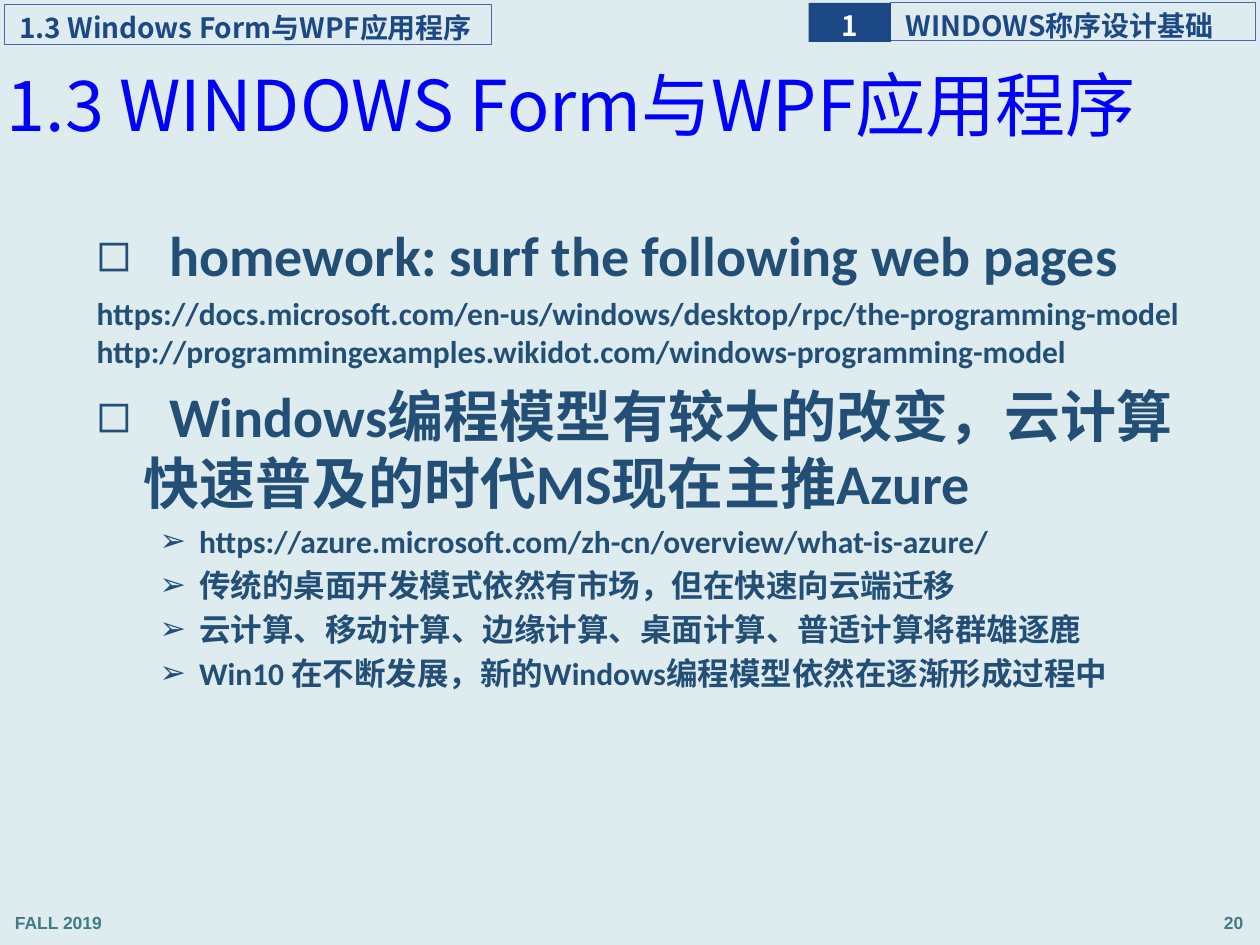
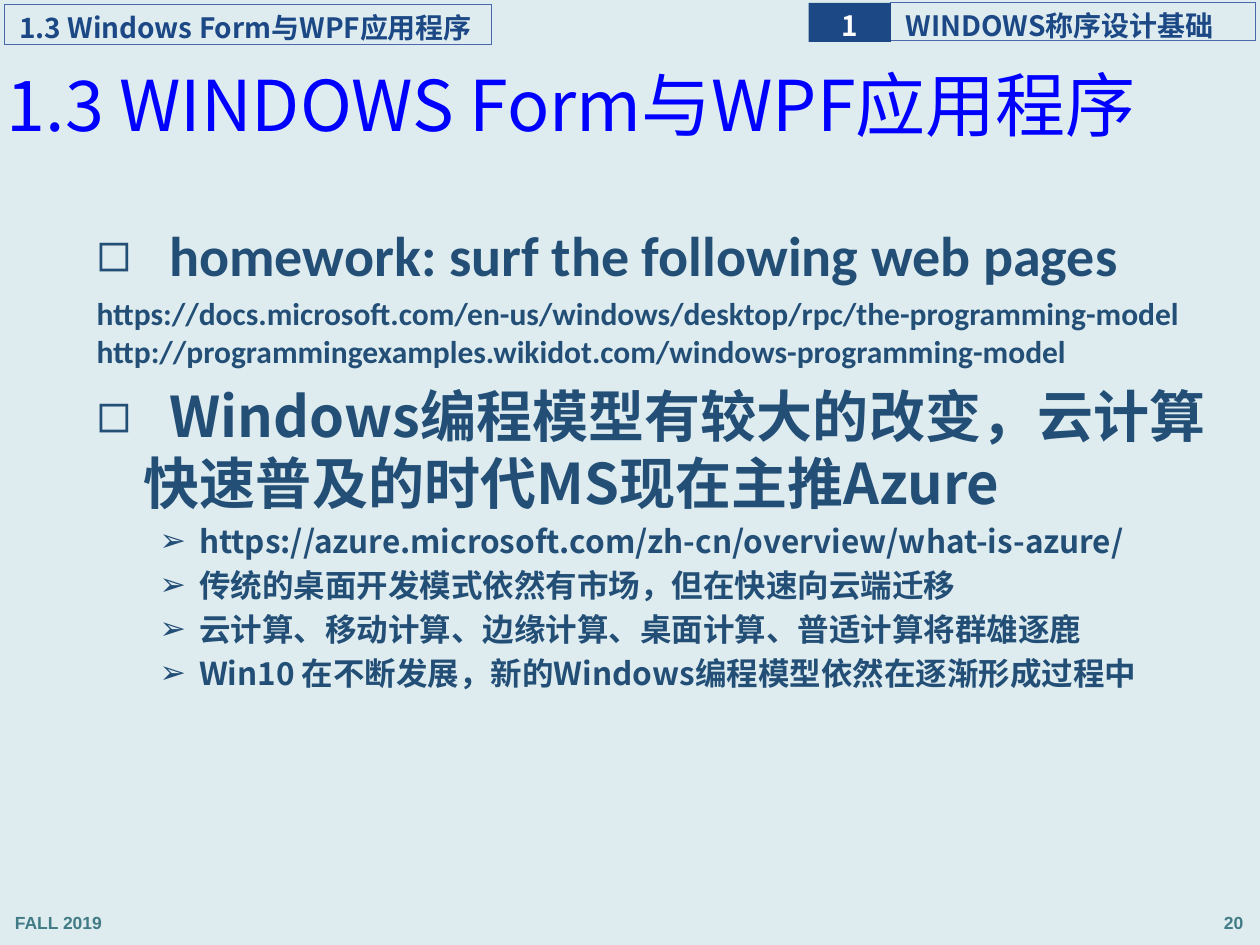
Before and after one commit to programming-windows/ppt, a slide deck: slide 20 of programmingWindows_1.pptx. Drawn at 1260x945 pixels with LibreOffice and Linux fonts; fonts in the diff are those of the drawing. Boxes give left, top, right and bottom in pixels: in the first picture for what was removed or moved away, otherwise in the second. Text is boxed around its words. In the diff, an @@ line names an element or a change of style, - is before the commit and + after.

```diff
--- a/programmingWindows_1.pptx
+++ b/programmingWindows_1.pptx
@@ text at (144, 389, 1205, 689): font Calibri to Noto Sans CJK SC in "Windows编程模型有较大的改变，云计算快速普及的时代MS现在主推Azure", "https://azure.microsoft.com/zh-cn/overview/what-is-azure/", "传统的桌面开发模式依然有市场，但在快速向云端迁移", "云计算、移动计算、边缘计算、桌面计算、普适计算将群雄逐鹿" and 1 more places @@
```
Also in this commit, not shown: 17 other slides changed, 5 slides added.
